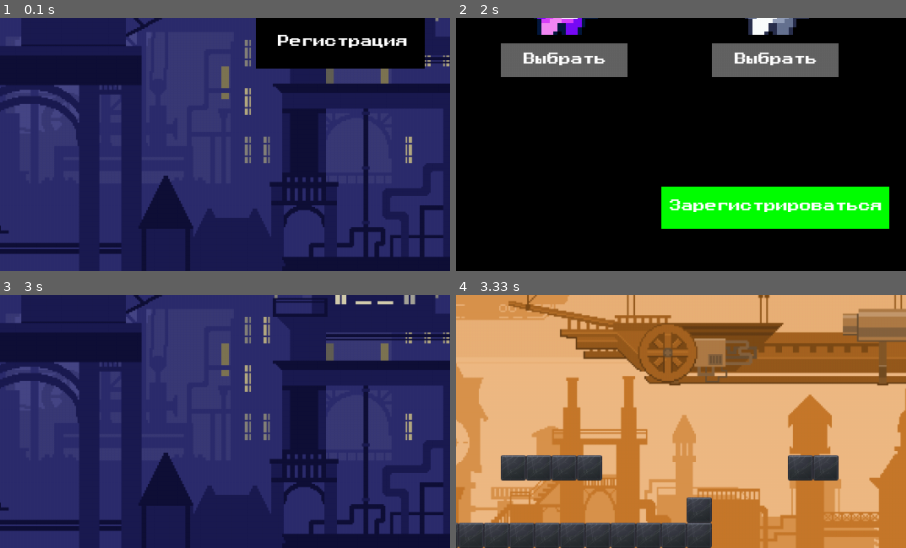
Above: before the commit, frames 1-4 (two rows, left to right).
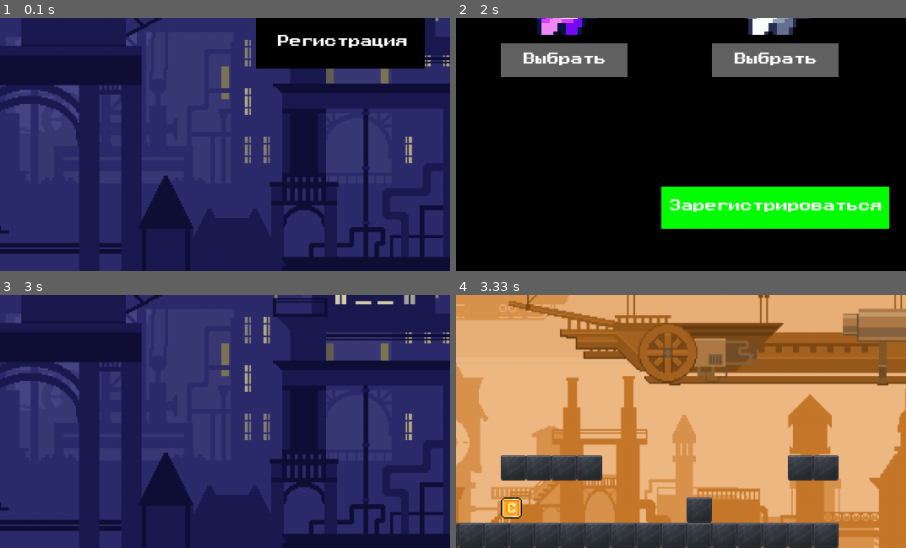
Above: after the commit, the same moments.

Repository: kira-perechesova/pygame_project
Game: pygame game, started from reg_move.py
Two runs of this game, one before a commit and one after it. Both use one fixed random seed, a clock stepped at 60 frames per second and the inputs below.
Inputs (mouse positions are % of the whole screen's width and height, from its top left):
- Up to frame 1 (0.1 s): no input
- Up to frame 2 (2 s): click "Регистрация" at 0.38 s; tap Enter at 0.67 s
- Up to frame 3 (3 s): click "← Назад" at 2.15 s; click "Вход" at 2.48 s; click "Играть" at 2.82 s
- Up to frame 4 (3.33 s): click (14, 33) at 3.15 s
The pictures show only the part of the screen within x 14-64%, y 50-100%; the shares and areas given below are measured in that part.

Frames 1-3 are identical in both runs. In frame 4, 3.3% of the frame differs, in the area x 6-86%, y 79-100%.

Commit message:
add coins

Diff:
--- a/level_creator.py
+++ b/level_creator.py
@@ -35,3 +35,35 @@
     k = input()
 
 f.write(json.dumps(data))
+f.close()
+
+print('according to the above instructions, enter the coordinates for the coins')
+print('no need to enter the level name')
+print('write stop to stop editing and save changes')
+try:
+    f = open("levels_coins/" + level_name + ".json")
+    data = json.load(f)
+    f.close()
+except FileNotFoundError:
+    f = open("levels_coins/" + level_name + ".json", "a")
+    f.close()
+    data = {}
+    data["platforms"] = []
+f = open("levels_coins/" + level_name + ".json", "w")
+k = input()
+while k != "stop":
+    x, y, width, height = k.split()
+    x = int(x)
+    y = int(y)
+    width = int(width)
+    height = int(height)
+    for i in range(0, width):
+        for j in range(0, height):
+            a = dict()
+            a["x"] = x + i * 30
+            a["y"] = y + j * 30
+            data["platforms"].append(a)
+    k = input()
+
+f.write(json.dumps(data))
+f.close()
--- a/levels/1.json
+++ b/levels/1.json
@@ -1 +1 @@
-{"platforms": [{"x": 0, "y": 570}, {"x": 30, "y": 570}, {"x" …(546 unchanged characters)… x": 570, "y": 490}, {"x": 420, "y": 540}]}
+{"platforms": [{"x": 0, "y": 570}, {"x": 30, "y": 570}, {"x" …(546 unchanged characters)… x": 570, "y": 490}, {"x": 420, "y": 540}, {"x": 0, "y": 570}, {"x": 30, "y": 570}, {"x": 60, "y": 570}, {"x": 90, "y": 570}, {"x": 120, "y": 570}, {"x": 150, "y": 570}, {"x": 180, "y": 570}, {"x": 210, "y": 570}, {"x": 240, "y": 570}, {"x": 270, "y": 570}, {"x": 300, "y": 570}, {"x": 330, "y": 570}, {"x": 360, "y": 570}, {"x": 390, "y": 570}, {"x": 420, "y": 570}, {"x": 450, "y": 570}, {"x": 480, "y": 570}, {"x": 510, "y": 570}, {"x": 540, "y": 570}, {"x": 570, "y": 570}]}
--- /dev/null
+++ b/levels_coins/1.json
@@ -0,0 +1 @@
+{"platforms": [{"x": 200, "y": 540}]}
--- a/reg_move.py
+++ b/reg_move.py
@@ -33,9 +33,11 @@
 character2_image = pygame.transform.scale(character2_image, (200, 200))
 character3_image = pygame.transform.scale(character3_image, (200, 200))
 
+
 def connect_db():
     conn = sqlite3.connect('game.sqlite')
     return conn
+
 
 # Получить всех пользователей
 def get_all_users():
@@ -64,6 +66,7 @@
 
     pygame.display.flip()
 
+
 # экран входа
 def draw_login_screen():
     screen.fill(BLACK)
@@ -89,7 +92,6 @@
             screen.blit(play_button_text, (play_button.x + 15, play_button.y + 5))
 
     pygame.display.flip()
-
 
 
 def draw_game_scene(character_id, level_id):
@@ -136,6 +138,7 @@
                 characters[i][j][w] = sprite
 
     background = pygame.sprite.Group()
+    coins = pygame.sprite.Group()
     player = pygame.sprite.Group()
     coords_platform = []
 
@@ -145,7 +148,6 @@
         coords_platform.clear()
 
         f = open(f"levels/{level}.json")
-
 
         data = json.load(f)
         for i in data["platforms"]:
@@ -157,9 +159,25 @@
             background.add(platform)
             coords_platform.append((i["x"], i["y"]))
 
-
         f.close()
         background.draw(screen)
+
+    def create_coins(level):
+        coins.empty()
+
+        f = open(f"levels_coins/{level}.json")
+
+        data = json.load(f)
+        for i in data["platforms"]:
+            coin = pygame.sprite.Sprite()
+            coin.image = coin_png
+            coin.rect = coin.image.get_rect()
+            coin.rect.x, coin.rect.y = i["x"], i["y"]
+            coin.mask = pygame.mask.from_surface(coin.image)
+            coins.add(coin)
+
+        f.close()
+        coins.draw(screen)
 
     def change_player(group, animation, stage, x, y, inversion=0):
         try:
@@ -178,7 +196,14 @@
         except Exception:
             pass
 
+    def check_coins():
+        for el in coins:
+            for player_mask in player:
+                if pygame.sprite.collide_mask(el, player_mask):
+                    el.kill()
+
     create_background(level_id)
+    create_coins(level_id)
 
     running = True
     falling_speed = 6
@@ -189,12 +214,10 @@
     is_update = True
     is_jump = False
     is_inversion = False
-    is_shift = False
     is_right = True
     animation = 'idle'
     stage = 0
     count_events = 0
-    level = 1
     change_player(player, animation, 0, player_x, player_y)
     player.draw(screen)
 
@@ -281,6 +304,7 @@
             intersection = False
             intersection2 = False
             create_background(level_id)
+            coins.draw(screen)
             old_x, old_y = 0, 528
             el_y = 0
             for player_mask in player:
@@ -320,6 +344,7 @@
                 if intersection2:
                     player_y = el_y
             change_player(player, animation, int(stage), player_x, player_y, is_inversion)
+            check_coins()
             if (count_events == 0) and not is_jump:
                 animation = 'idle'
                 stage = (stage + 0.15) % 3
@@ -327,6 +352,7 @@
                 player_x, player_y = 0, 528
                 stage = 0
                 change_player(player, animation, int(stage), player_x, player_y, is_inversion)
+            check_coins()
             player.draw(screen)
             count_events = 0
         pygame.display.flip()
@@ -334,7 +360,6 @@
     pygame.quit()
 
 
-
 def draw_register_screen(username_text, character_id):
     screen.fill(BLACK)
 
@@ -384,6 +409,7 @@
     screen.blit(register_button_text, (register_button.x + 10, register_button.y + 15))
 
     pygame.display.flip()
+
 
 # добавление пользователя в бд
 def register_user(username, character_id):
@@ -392,6 +418,7 @@
     cursor.execute("INSERT INTO user (username, character_id) VALUES (?, ?)", (username, character_id))
     conn.commit()
     conn.close()
+
 
 def main():
     clock = pygame.time.Clock()
@@ -464,7 +491,6 @@
                             current_screen = 'game_scene'
                     else:
                         active_input = None
-
 
             if event.type == pygame.KEYDOWN:
                 if current_screen == 'register' and active_input:
@@ -488,5 +514,6 @@
 
         clock.tick(30)
 
+
 if __name__ == '__main__':
     main()
